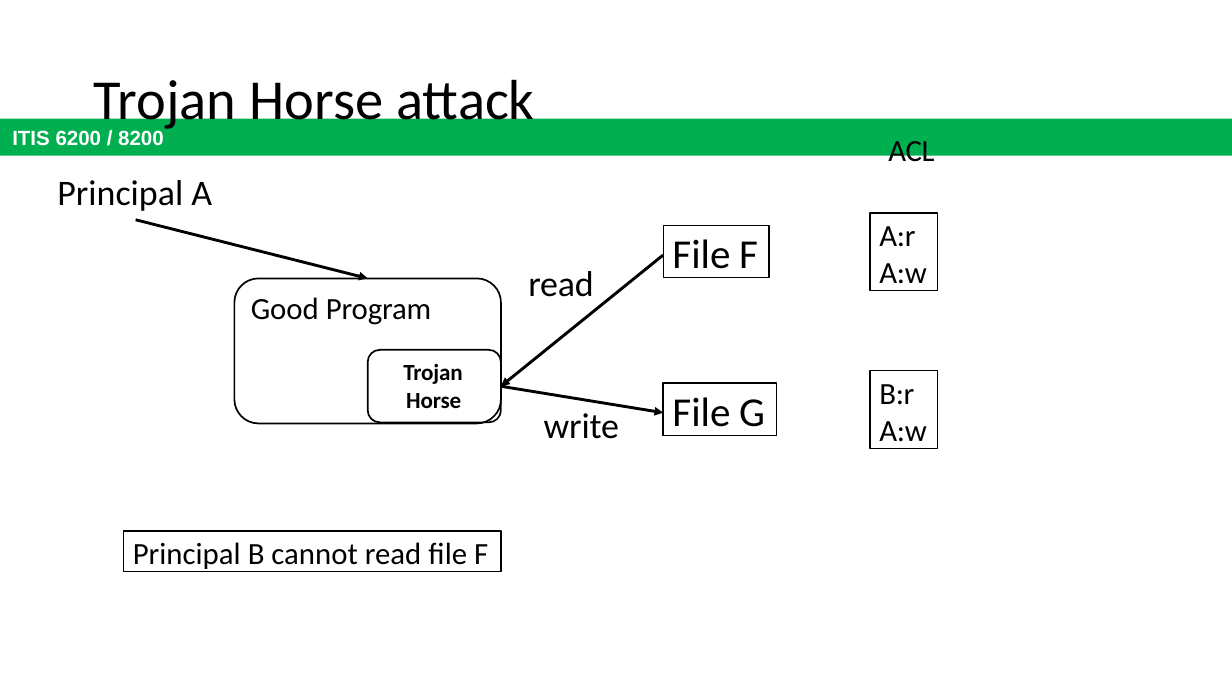
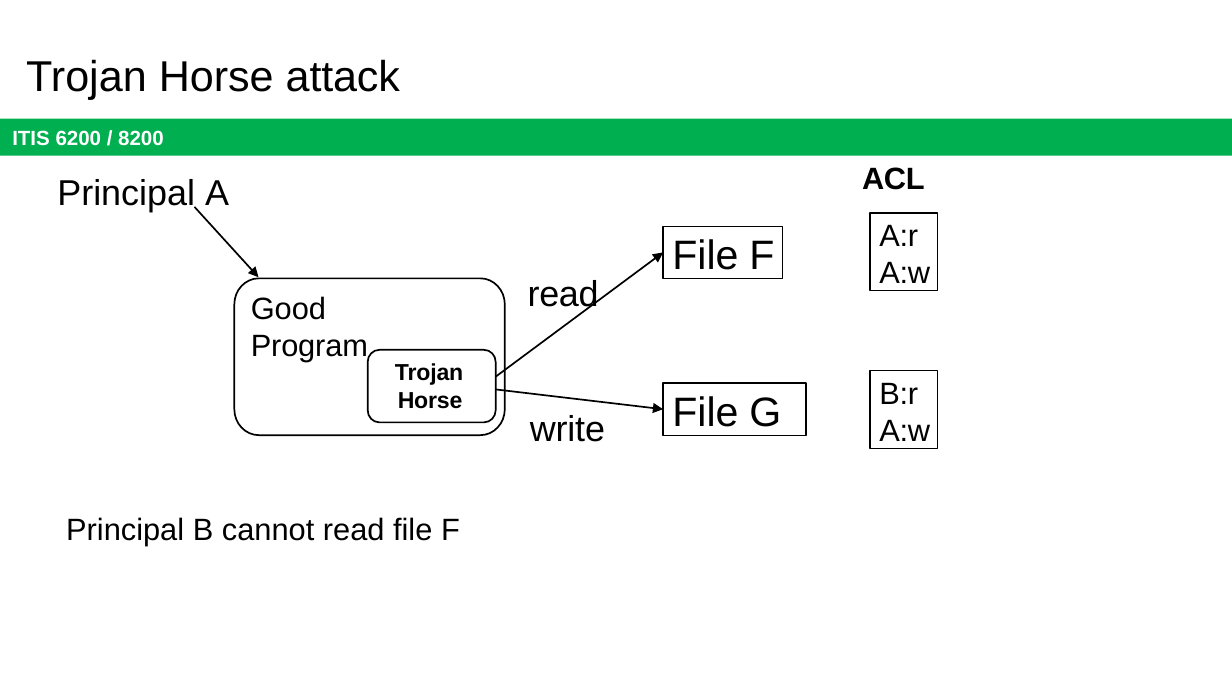
Before and after one commit to jx5c/github.io, a slide deck: slide 23 of teaching/ITIS6200/2023fa/lectures/lec09.pptx. Drawn at 1232x693 pixels with LibreOffice and Linux fonts; fonts in the diff are those of the drawing. Boxes give left, top, right and bottom in pixels: in the first picture for what was removed or moved away, otherwise in the second. Text is boxed around its words. In the diff, an @@ line names an element or a change of style, - is before the commit and + after.

```diff
--- a/teaching/ITIS6200/2023fa/lectures/lec09.pptx
+++ b/teaching/ITIS6200/2023fa/lectures/lec09.pptx
@@ title "Trojan Horse attack": place and size @@
-title "Trojan Horse attack" at (94,79,535,133)
+title "Trojan Horse attack" at (26,59,400,100)
@@ title "Trojan Horse attack" at (26,59,400,100): size 33 to 25.2 pt, font Calibri to Arial; indent changed @@
@@ text "ACL": place and size @@
-text "ACL" at (888,141,934,170)
+text "ACL" at (862,167,925,190)
@@ text "ACL" at (862,167,925,190): font Calibri to Arial, bold on @@
@@ arrow added from (195, 207) to (259, 277), #000000 1 pt @@
@@ freeform shape removed at (136,218,664,415) @@
@@ rectangle "File F": place and size @@
-rectangle "File F" at (663,225,769,277)
+rectangle "File F" at (663,227,782,278)
@@ arrow added from (495, 377) to (663, 253), #000000 1 pt @@
@@ text "read": place and size @@
-text "read" at (528,271,593,297)
+text "read" at (528,280,599,313)
@@ freeform shape: place and size @@
-freeform shape at (234,278,500,424)
+freeform shape at (234,278,505,435)
@@ font Calibri to Arial in 9 elements at (870,213,938,291), (870,371,938,448), (530,415,605,442), (663,227,782,278), (528,280,599,313), (395,363,463,409), (663,383,806,435), (57,179,229,212), (251,296,368,361) @@
@@ freeform shape: place and size @@
-freeform shape at (367,350,500,423)
+freeform shape at (367,350,495,423)
@@ text "Trojan Horse": place and size @@
-text "Trojan Horse" at (403,364,462,408)
+text "Trojan Horse" at (395,363,463,409)
@@ arrow added from (495, 389) to (663, 409), #000000 1 pt @@
@@ rectangle "File G": place and size @@
-rectangle "File G" at (663,383,776,435)
+rectangle "File G" at (663,383,806,435)
@@ text "write": place and size @@
-text "write" at (544,413,619,439)
+text "write" at (530,415,605,442)
@@ text "Principal B cannot read file ...": place and size @@
-text "Principal B cannot read file ..." at (123,531,500,572)
+text "Principal B cannot read file ..." at (66,517,460,546)
@@ text "Principal B cannot read file ..." at (66,517,460,546): font Calibri to Arial; outline #000000 0.75 pt to none @@
```
Also in this commit, not shown: 29 other slides changed, 1 slide added, 1 slide removed.
